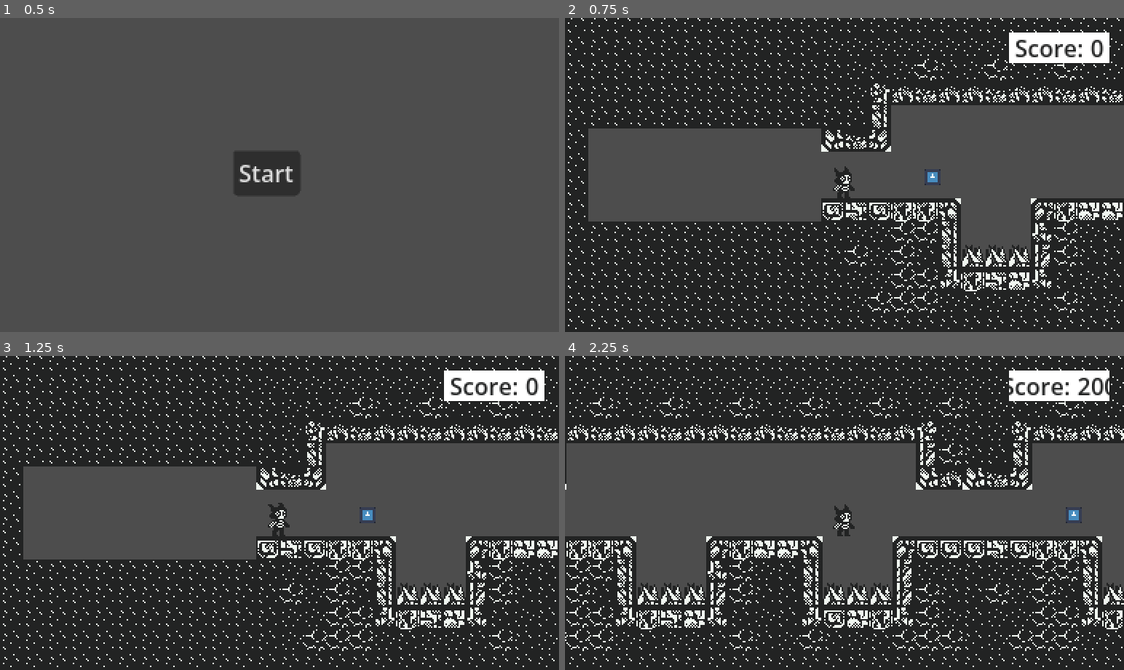
Above: before the commit, frames 1-4 (two rows, left to right).
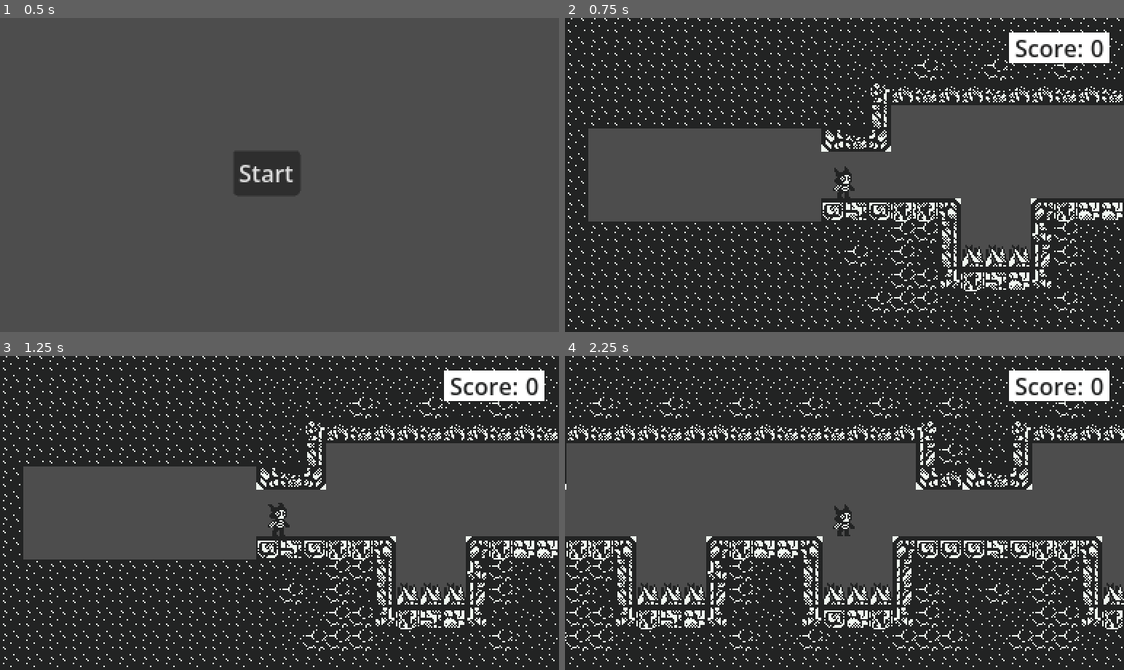
Above: after the commit, the same moments.

Repository: SpeedOfSmell/cryptid-caper
Game: Godot game, scene res://assets/game/game_manager.tscn
Two runs of this game, one before a commit and one after it. Both use one fixed random seed, a clock stepped at 60 frames per second and the inputs below. The engine's default icon, where the game draws it, is replaced by a stand-in: a white triangle on a blue panel in a dark square.
Inputs:
- Up to frame 1 (0.5 s): no input
- Up to frame 2 (0.75 s): click "Start" at 0.5 s
- Up to frame 3 (1.25 s): no input
- Up to frame 4 (2.25 s): hold D (walk_right) from 1.28 s (still down); tap Space (jump) at 1.35, 1.52, 1.82 s; tap Shift (dash) at 2.1 s

Frame 1 is identical in both runs. In frame 2, less than 0.1% of the frame differs, in the area x 64-68%, y 48-54%; in frame 3, less than 0.1%; in frame 4, 0.6%, in the area x 79-98%, y 6-54%.

Commit message:
spawn relic in first chunk of the first room that requires it

Diff:
--- a/assets/game/game_screen/chunks/chunk_types/through_chunk/test_chunk.tscn
+++ b/assets/game/game_screen/chunks/chunk_types/through_chunk/test_chunk.tscn
@@ -3,6 +3,7 @@
 [ext_resource type="TileSet" uid="uid://dywhdftlbg8wv" path="res://assets/game/game_screen/chunks/room_tileset.tres" id="1_7chbf"]
 [ext_resource type="Script" uid="uid://wpcxsk870y80" path="res://assets/game/game_screen/chunks/chunk_types/chunk_template.gd" id="1_a18a0"]
 [ext_resource type="PackedScene" uid="uid://bravhbok4cvo4" path="res://assets/game/game_screen/interactables/artifact/artifact.tscn" id="3_wsuhu"]
+[ext_resource type="PackedScene" uid="uid://d0mhcb0l0g6sy" path="res://assets/game/game_screen/interactables/relic/relic.tscn" id="4_1bb8l"]
 
 [node name="Node2D" type="Node2D" unique_id=605449353]
 script = ExtResource("1_a18a0")
@@ -13,3 +14,6 @@
 
 [node name="Artifact" parent="." unique_id=1616424487 instance=ExtResource("3_wsuhu")]
 position = Vector2(76, 98)
+
+[node name="Relic" parent="." unique_id=1555324264 instance=ExtResource("4_1bb8l")]
+position = Vector2(172, 101)
--- a/assets/game/game_screen/chunks/chunk_types/through_chunk/through_chunk_a.tscn
+++ b/assets/game/game_screen/chunks/chunk_types/through_chunk/through_chunk_a.tscn
@@ -4,6 +4,7 @@
 [ext_resource type="TileSet" uid="uid://dywhdftlbg8wv" path="res://assets/game/game_screen/chunks/room_tileset.tres" id="2_tbpo8"]
 [ext_resource type="PackedScene" uid="uid://b1jbsp8xj45we" path="res://assets/game/game_screen/player/player.tscn" id="3_47a16"]
 [ext_resource type="PackedScene" uid="uid://bgb2sv8mxh6fd" path="res://assets/game/game_screen/interactables/obstacle/spike.tscn" id="4_tbpo8"]
+[ext_resource type="PackedScene" uid="uid://d0mhcb0l0g6sy" path="res://assets/game/game_screen/interactables/relic/relic.tscn" id="5_kbw0v"]
 
 [node name="Node2D" type="Node2D" unique_id=605449353]
 script = ExtResource("1_47a16")
@@ -13,10 +14,13 @@
 tile_set = ExtResource("2_tbpo8")
 
 [node name="Player" parent="." unique_id=182611236 instance=ExtResource("3_47a16")]
-position = Vector2(88, 195)
+position = Vector2(21, 173)
 
 [node name="Spike" parent="." unique_id=254378944 instance=ExtResource("4_tbpo8")]
 position = Vector2(327, 151)
 
 [node name="Spike2" parent="." unique_id=1764935489 instance=ExtResource("4_tbpo8")]
 position = Vector2(342, 151)
+
+[node name="Relic" parent="." unique_id=1616424487 instance=ExtResource("5_kbw0v")]
+position = Vector2(83, 197)
--- /dev/null
+++ b/assets/game/game_screen/interactables/relic/double_jump_relic/double_jump_relic.tscn
@@ -0,0 +1,15 @@
+[gd_scene format=3 uid="uid://mplt1omjcq"]
+
+[ext_resource type="PackedScene" uid="uid://bmi3t0kx1gnbo" path="res://assets/game/game_screen/interactables/interactable.tscn" id="1_3p6gc"]
+[ext_resource type="Script" uid="uid://dmtvxtcobo7cl" path="res://assets/game/game_screen/interactables/relic/relic.gd" id="2_odgwo"]
+[ext_resource type="Texture2D" uid="uid://bqw1cdlob2j02" path="res://icon.svg" id="3_ua0d5"]
+
+[node name="Relic" unique_id=1616424487 instance=ExtResource("1_3p6gc")]
+script = ExtResource("2_odgwo")
+upgrade_type = 0
+one_shot = true
+
+[node name="Sprite2D" parent="." index="1" unique_id=271139163]
+position = Vector2(-3.8146973e-06, -0.9999962)
+scale = Vector2(0.0859375, 0.0859375)
+texture = ExtResource("3_ua0d5")
--- a/assets/game/game_screen/room_manager/room_generator.gd
+++ b/assets/game/game_screen/room_manager/room_generator.gd
@@ -1,8 +1,11 @@
 class_name RoomGenerator
 extends Node
 
+enum RelicType { NONE, DOUBLE_JUMP, DASH }
+
 @export var _room_scene: PackedScene
 @export var _chunk_library: ChunkLibrary
+@export var _relic_library: Dictionary[RelicType, PackedScene]
 
 const DOUBLE_JUMP_UNLOCK_LEVEL = 3
 const DASH_UNLOCK_LEVEL = 5
@@ -26,7 +29,7 @@
 	var require_double_jump = room_id >= DOUBLE_JUMP_UNLOCK_LEVEL
 	var require_dash = room_id >= DASH_UNLOCK_LEVEL
 
-	var room_size := Vector2i(3 + floori(room_id / ROOM_HORIZONTAL_SIZE_INCREASE_FREQUENCY), 1 + floori((room_id - 1) / ROOM_VERTICAL_SIZE_INCREASE_FREQUENCY))
+	var room_size := Vector2i(3 + floori(room_id / ROOM_HORIZONTAL_SIZE_INCREASE_FREQUENCY), 1 + floori((room_id - 2) / ROOM_VERTICAL_SIZE_INCREASE_FREQUENCY))
 	var chunk_type_map: Array[Array] = _initialize_chunk_map(room_size.x, room_size.y)
 
 	var starting_coords := Vector2i(0, chunk_type_map.size() / 2)
@@ -44,7 +47,10 @@
 	room.tile_size = room.tilemap.tile_set.tile_size
 	room.room_id = room_id
 
-	_spawn_chunks(chunk_map, room, starting_coords, ending_coords)
+	var relic_to_spawn: RelicType = RelicType.NONE
+	if require_double_jump and PlayerManager.get_upgrade_level(Upgrade.UpgradeType.JUMP_LEVEL) == 0:
+		relic_to_spawn = RelicType.DOUBLE_JUMP
+	_spawn_chunks(chunk_map, room, starting_coords, ending_coords, relic_to_spawn)
 	_fill_walls(room.tilemap, room_size)
 	_create_room_exits(room, starting_coords, ending_coords)
 
@@ -64,9 +70,7 @@
 	var x: int = 0
 	var y: int = chunk_map.size() / 2
 
-	var current_chunk_type #:= &"Through Chunk"
-	#chunk_map[y][x] = current_chunk_type
-	#x += 1
+	var current_chunk_type
 
 	var through_is_fine: bool = false
 	while x < chunk_map[y].size():
@@ -319,7 +323,7 @@
 			if chunk_type_map[y][x] != null:
 				chunk_map[y][x] = _chunk_library.pick_chunk(chunk_type_map[y][x], require_double_jump, require_dash)
 
-func _spawn_chunks(chunk_map: Array[Array], target_room: Room, starting_coords: Vector2i, ending_coords: Vector2i):
+func _spawn_chunks(chunk_map: Array[Array], target_room: Room, starting_coords: Vector2i, ending_coords: Vector2i, spawn_relic: RelicType):
 	for y in range(chunk_map.size()):
 		for x in range(chunk_map[y].size()):
 			if chunk_map[y][x] != null:
@@ -328,9 +332,14 @@
 					edge = "Left"
 				elif Vector2i(x,y) != ending_coords and x == chunk_map[y].size() - 1:
 					edge = "Right"
-				_stamp_chunk(chunk_map[y][x], target_room, Vector2i(CHUNK_SIZE.x * x, CHUNK_SIZE.y * y), edge)
-
-func _stamp_chunk(chunk_scene: PackedScene, target_room: Room, origin: Vector2i, edge: String = ""):
+
+				# if we need to spawn a relic, spawn it only in the first chunk of the critical path
+				var relic_to_spawn_for_this_chunk = RelicType.NONE
+				if Vector2i(x,y) == starting_coords:
+					relic_to_spawn_for_this_chunk = spawn_relic
+				_stamp_chunk(chunk_map[y][x], target_room, Vector2i(CHUNK_SIZE.x * x, CHUNK_SIZE.y * y), edge, relic_to_spawn_for_this_chunk)
+
+func _stamp_chunk(chunk_scene: PackedScene, target_room: Room, origin: Vector2i, edge: String, spawn_relic: RelicType):
 	var chunk: ChunkTemplate = chunk_scene.instantiate()
 	var target_layer = target_room.tilemap
 	_copy_layer(chunk.get_node("BaseLayer"), target_layer, origin)
@@ -340,9 +349,15 @@
 		if edge_layer != null:
 			_copy_layer(edge_layer, target_layer, origin)
 
-	# TODO: this is temporary, move this out and rework the logic
-	for relic: Node2D in chunk.find_children("*", "Artifact", true, false):
-		var room_relic = relic.duplicate()
+	## TODO: this is temporary, move this out and rework the logic
+	#for relic: Node2D in chunk.find_children("*", "Artifact", true, false):
+		#var room_relic = relic.duplicate()
+		#room_relic.position = relic.position + Vector2(origin * target_room.tile_size)
+		#target_room.add_child(room_relic)
+
+	if spawn_relic != RelicType.NONE:
+		var relic: Node2D = chunk.find_children("*", "Relic", true, false)[0]
+		var room_relic = _relic_library[spawn_relic].instantiate()
 		room_relic.position = relic.position + Vector2(origin * target_room.tile_size)
 		target_room.add_child(room_relic)
 
--- a/assets/game/game_screen/room_manager/room_manager.gd
+++ b/assets/game/game_screen/room_manager/room_manager.gd
@@ -4,8 +4,6 @@
 
 @export var music: Resource
 @export var _player_scene: PackedScene
-
-
 
 var _current_room: Room
 var _player: CharacterBody2D
--- a/assets/game/game_screen/room_manager/room_manager.tscn
+++ b/assets/game/game_screen/room_manager/room_manager.tscn
@@ -6,6 +6,7 @@
 [ext_resource type="Script" uid="uid://bnatdry6yu4yv" path="res://assets/game/game_screen/room_manager/room_generator.gd" id="4_wgytc"]
 [ext_resource type="PackedScene" uid="uid://c3l28xjwi58ex" path="res://assets/game/game_screen/room_manager/room.tscn" id="5_gfrpa"]
 [ext_resource type="Resource" uid="uid://cckd2ggtqurop" path="res://assets/game/game_screen/chunks/chunk_library.tres" id="6_bqyrq"]
+[ext_resource type="PackedScene" uid="uid://mplt1omjcq" path="res://assets/game/game_screen/interactables/relic/double_jump_relic/double_jump_relic.tscn" id="7_fjksm"]
 [ext_resource type="LabelSettings" uid="uid://b3m4nbdxi31eb" path="res://assets/global/label_settings.tres" id="7_tfgok"]
 
 [node name="Room Manager" type="Node" unique_id=1475098114]
@@ -17,6 +18,9 @@
 script = ExtResource("4_wgytc")
 _room_scene = ExtResource("5_gfrpa")
 _chunk_library = ExtResource("6_bqyrq")
+_relic_library = Dictionary[int, PackedScene]({
+1: ExtResource("7_fjksm")
+})
 
 [node name="CanvasLayer" type="CanvasLayer" parent="." unique_id=1099281372]
 
